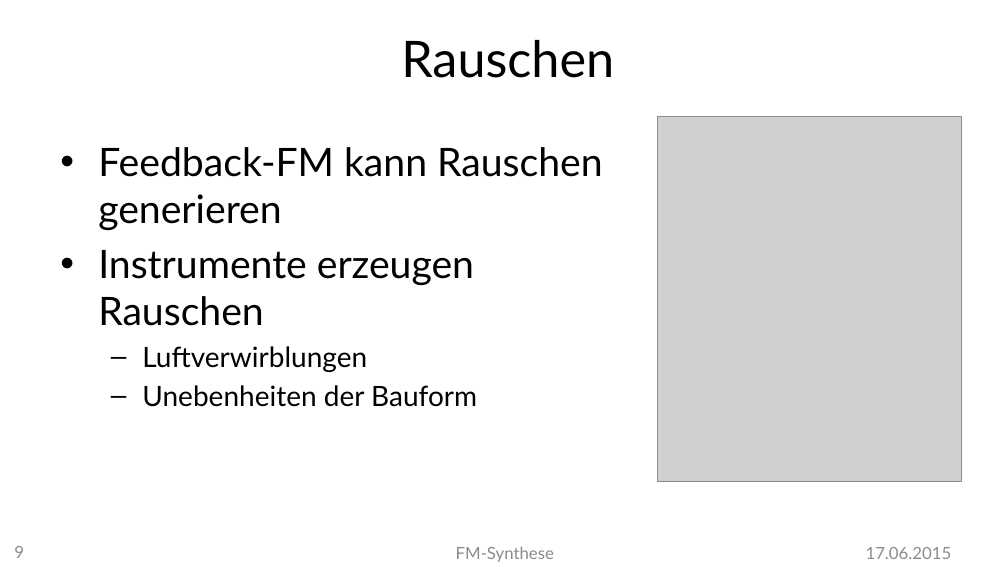
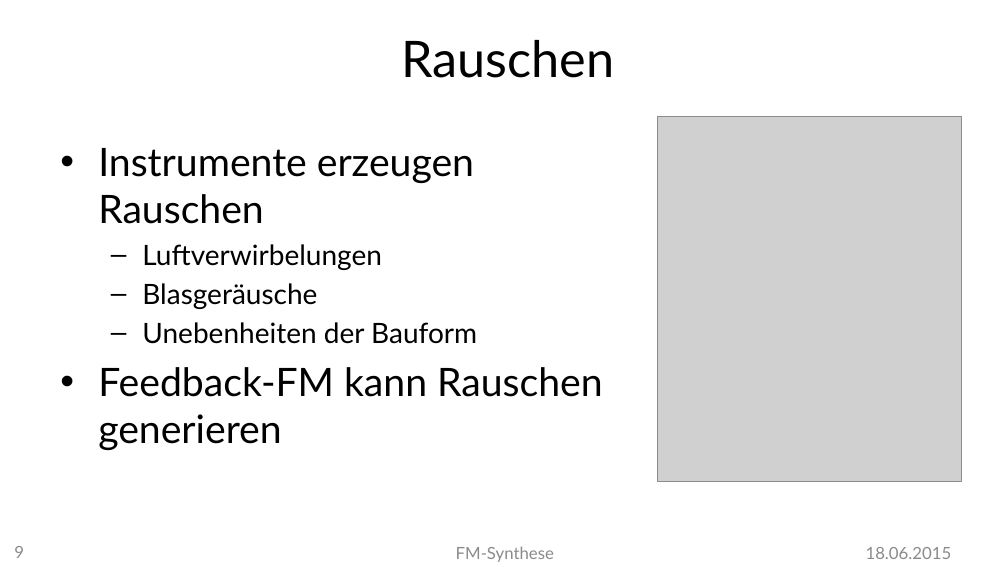
Before and after one commit to MBulli/VSeminar, a slide deck: slide 9 of Praesentation/FMSynthese-Gary.pptx. Drawn at 1008x567 pixels with LibreOffice and Linux fonts; fonts in the diff are those of the drawing; grey boxes stand for pictures; background and template pictures are left out. Boxes give left, top, right and bottom in pixels: in the first picture for what was removed or moved away, otherwise in the second. Text is boxed around its words. In the diff, an @@ line names an element or a change of style, - is before the commit and + after.

```diff
--- a/Praesentation/FMSynthese-Gary.pptx
+++ b/Praesentation/FMSynthese-Gary.pptx
@@ text at box(98, 148, 477, 344): paragraphs added @@
+• Instrumente erzeugen Rauschen
+  – Luftverwirbelungen
+  – Blasgeräusche
+  – Unebenheiten der Bauform
@@ text at box(98, 250, 477, 407): paragraphs removed @@
-• Instrumente erzeugen Rauschen
-  – Luftverwirblungen
-  – Unebenheiten der Bauform
@@ text at box(866, 547, 952, 559): text changed @@
-17.06.2015
+18.06.2015
```
Also in this commit, not shown: 17 other slides changed, 1 slide added, 1 other file.
